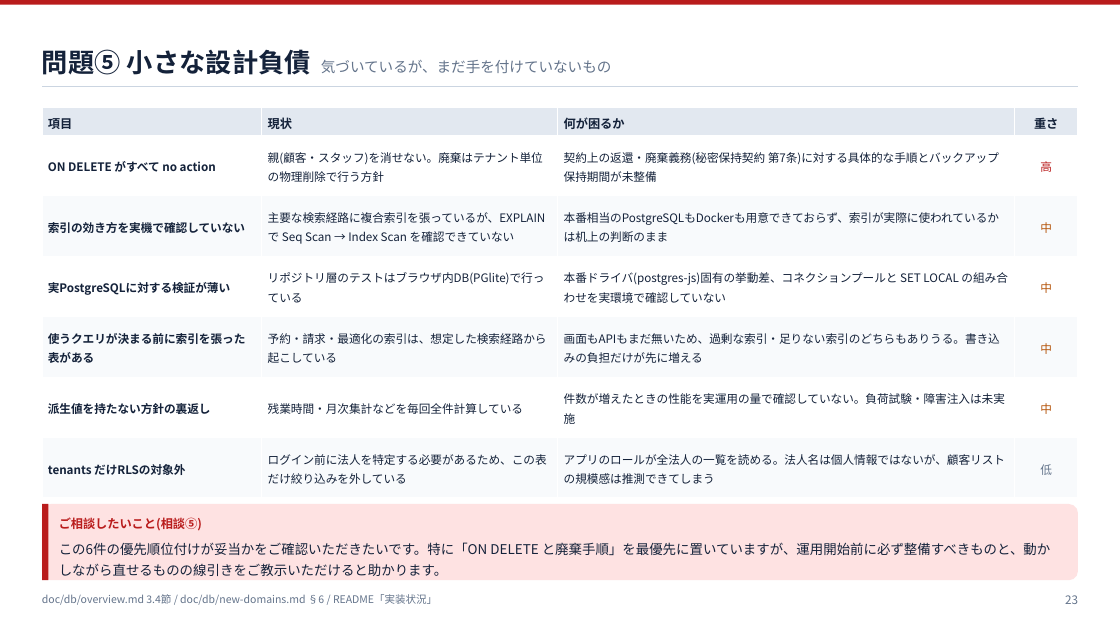
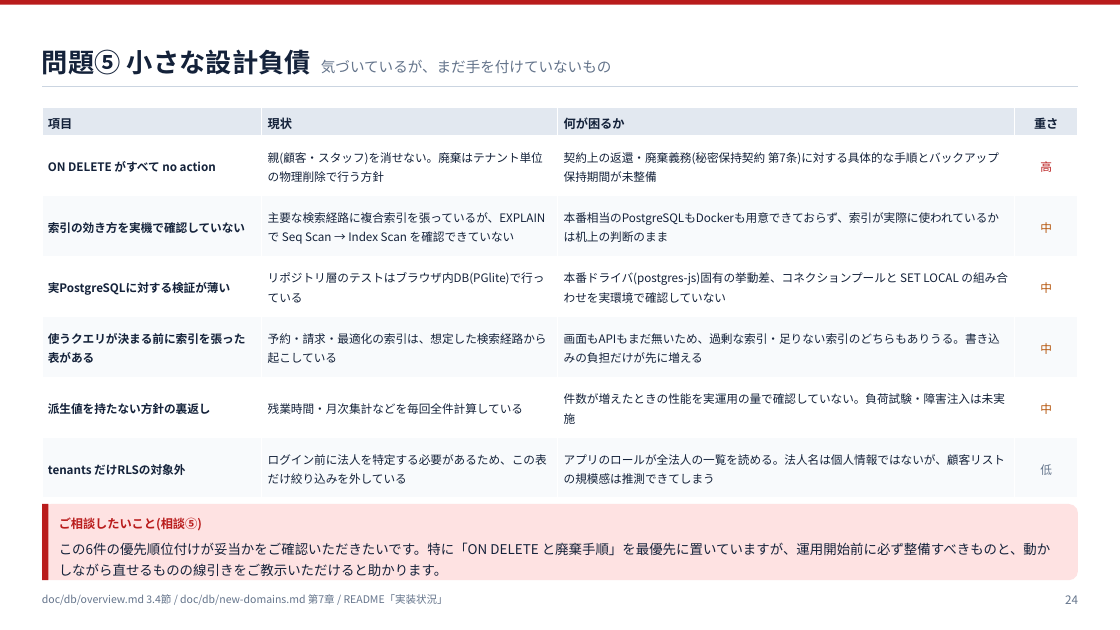
Before and after one commit to ohru131/katahimo-app, a slide deck: slide 24 of doc/slides/db-review.pptx (slide 23 before the commit). Drawn at 1120x630 pixels with LibreOffice and Linux fonts; fonts in the diff are those of the drawing. Boxes give left, top, right and bottom in pixels: in the first picture for what was removed or moved away, otherwise in the second. Text is boxed around its words. In the diff, an @@ line names an element or a change of style, - is before the commit and + after.

```diff
--- a/doc/slides/db-review.pptx
+++ b/doc/slides/db-review.pptx
@@ text at (x1=42, y1=594, x2=448, y2=605): text changed @@
-doc/db/overview.md 3.4節 / doc/db/new-domains.md §6 / README「実装状況」
+doc/db/overview.md 3.4節 / doc/db/new-domains.md 第7章 / README「実装状況」
@@ text at (x1=1065, y1=595, x2=1078, y2=604): text changed @@
-23
+24
```
Also in this commit, not shown: 25 other slides changed, 1 slide added, 7 other files.
